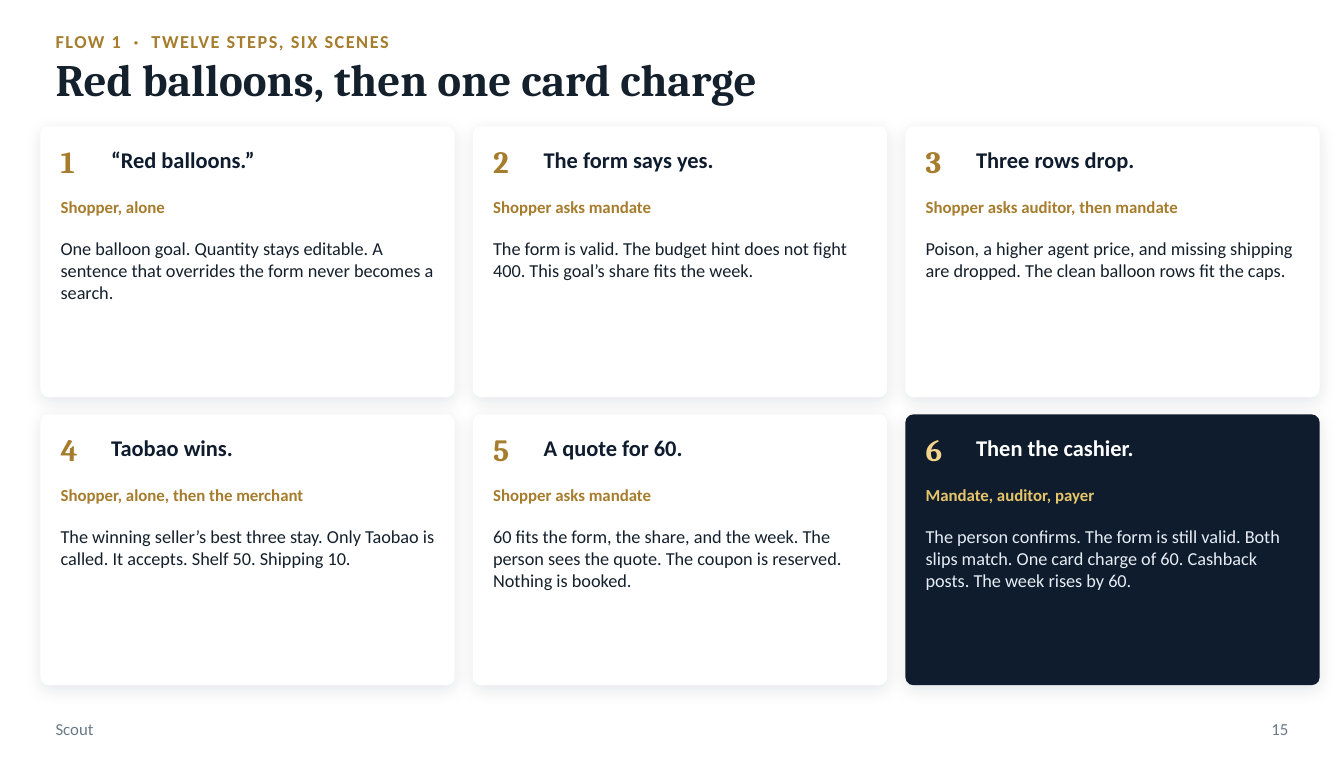
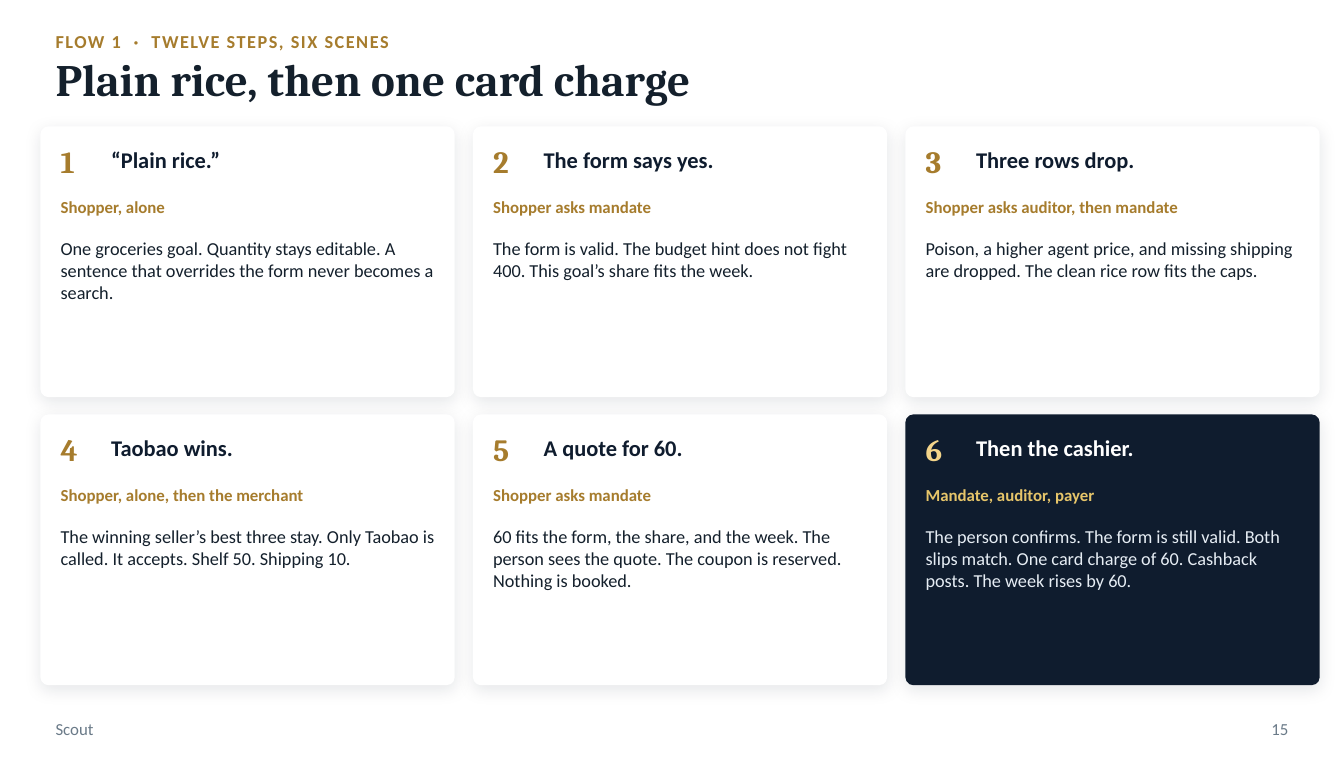
Before and after one commit to jaccokwok/Agentic-Commerce, a slide deck: slide 15 of tasks/artifacts/scout-judges.pptx. Drawn at 1344x758 pixels with LibreOffice and Linux fonts; fonts in the diff are those of the drawing. Boxes give left, top, right and bottom in pixels: in the first picture for what was removed or moved away, otherwise in the second. Text is boxed around its words. In the diff, an @@ line names an element or a change of style, - is before the commit and + after.

```diff
--- a/tasks/artifacts/scout-judges.pptx
+++ b/tasks/artifacts/scout-judges.pptx
@@ text at <box>56,64,690,106</box>: text changed @@
-Red balloons, then one card charge
+Plain rice, then one card charge
@@ text at <box>111,151,220,168</box>: text changed @@
-“Red balloons.”
+“Plain rice.”
@@ text at <box>61,242,434,299</box>: text changed @@
-One balloon goal. Quantity stays editable. A sentence that overrides the form never becomes a search.
+One groceries goal. Quantity stays editable. A sentence that overrides the form never becomes a search.
@@ text at <box>926,242,1292,280</box>: text changed @@
-Poison, a higher agent price, and missing shipping are dropped. The clean balloon rows fit the caps.
+Poison, a higher agent price, and missing shipping are dropped. The clean rice row fits the caps.
```
Also in this commit, not shown: 14 other slides changed, 1 slide added, 32 other files.
